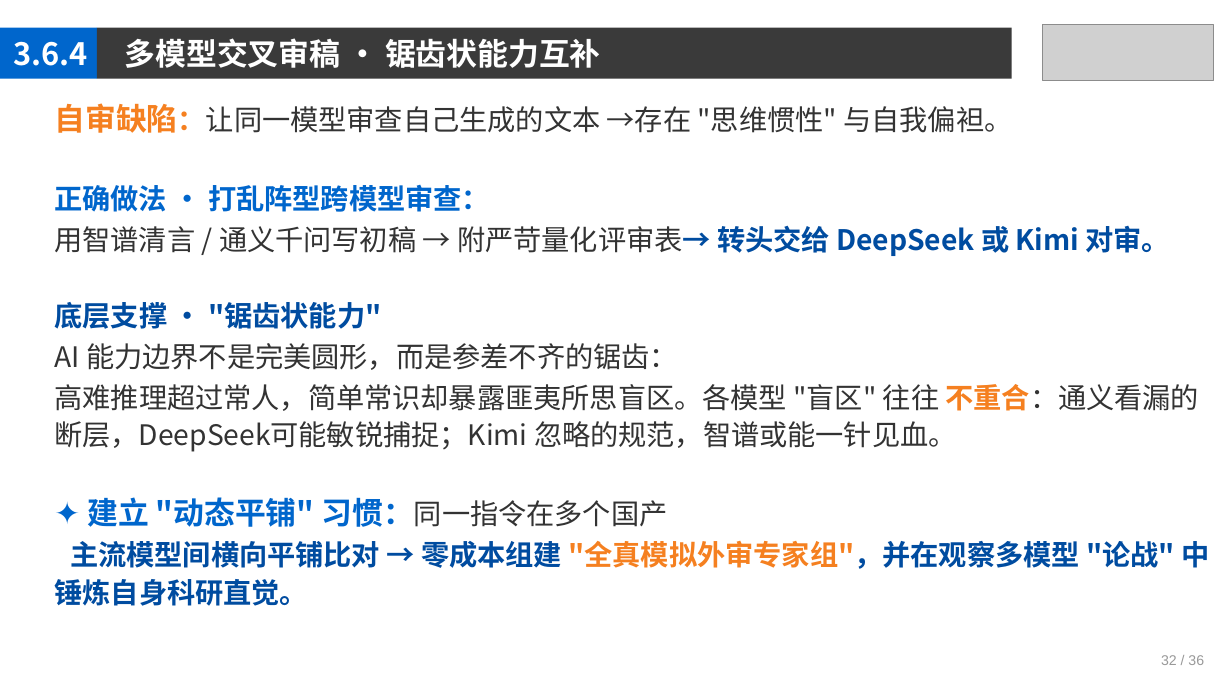
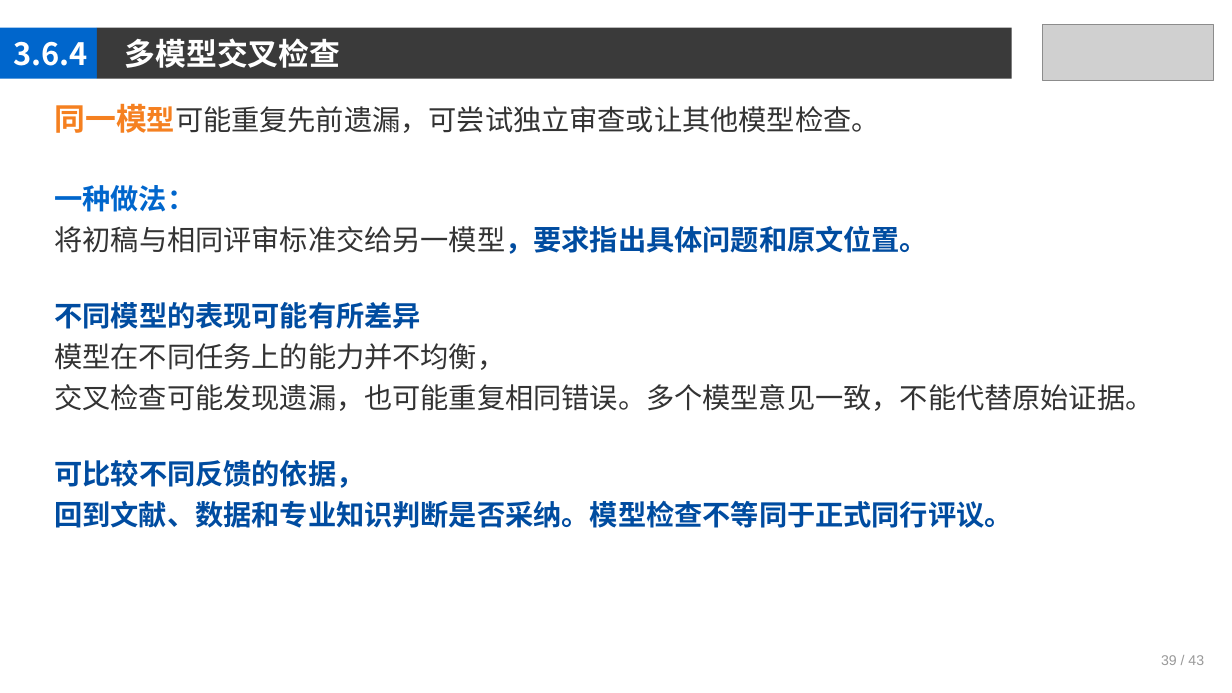
Before and after one commit to jpqiang/AIGC, a slide deck: slide 39 of 课件/第3章.pptx. Drawn at 1232x693 pixels with LibreOffice and Linux fonts; fonts in the diff are those of the drawing; grey boxes stand for pictures. Boxes give left, top, right and bottom in pixels: in the first picture for what was removed or moved away, otherwise in the second. Text is boxed around its words. In the diff, an @@ line names an element or a change of style, - is before the commit and + after.

```diff
--- a/课件/第3章.pptx
+++ b/课件/第3章.pptx
@@ text at <box>125,38,341,68</box>: text changed @@
-多模型交叉审稿 · 锯齿状能力互补
+多模型交叉检查
@@ text at <box>54,103,1153,528</box>: text changed @@
-自审缺陷：让同一模型审查自己生成的文本 →存在 "思维惯性" 与自我偏袒。
-正确做法 · 打乱阵型跨模型审查：
-用智谱清言 / 通义千问写初稿 → 附严苛量化评审表→ 转头交给 DeepSeek 或 Kimi 对审。
-底层支撑 · "锯齿状能力"
-AI 能力边界不是完美圆形，而是参差不齐的锯齿：
-高难推理超过常人，简单常识却暴露匪夷所思盲区。各模型 "盲区" 往往 不重合：通义看漏的断层，DeepSeek可能敏锐捕捉；Kimi 忽略的规范，智谱或能一针见血。
-✦ 建立 "动态平铺" 习惯：同一指令在多个国产
-主流模型间横向平铺比对 → 零成本组建 "全真模拟外审专家组"，并在观察多模型 "论战" 中锤炼自身科研直觉。
+同一模型可能重复先前遗漏，可尝试独立审查或让其他模型检查。
+一种做法：
+将初稿与相同评审标准交给另一模型，要求指出具体问题和原文位置。
+不同模型的表现可能有所差异
+模型在不同任务上的能力并不均衡，
+交叉检查可能发现遗漏，也可能重复相同错误。多个模型意见一致，不能代替原始证据。
+可比较不同反馈的依据，
+回到文献、数据和专业知识判断是否采纳。模型检查不等同于正式同行评议。
@@ text at <box>1161,655,1204,665</box>: text changed @@
-32 / 36
+39 / 43
```
Also in this commit, not shown: 40 other slides changed, 1 other file.
